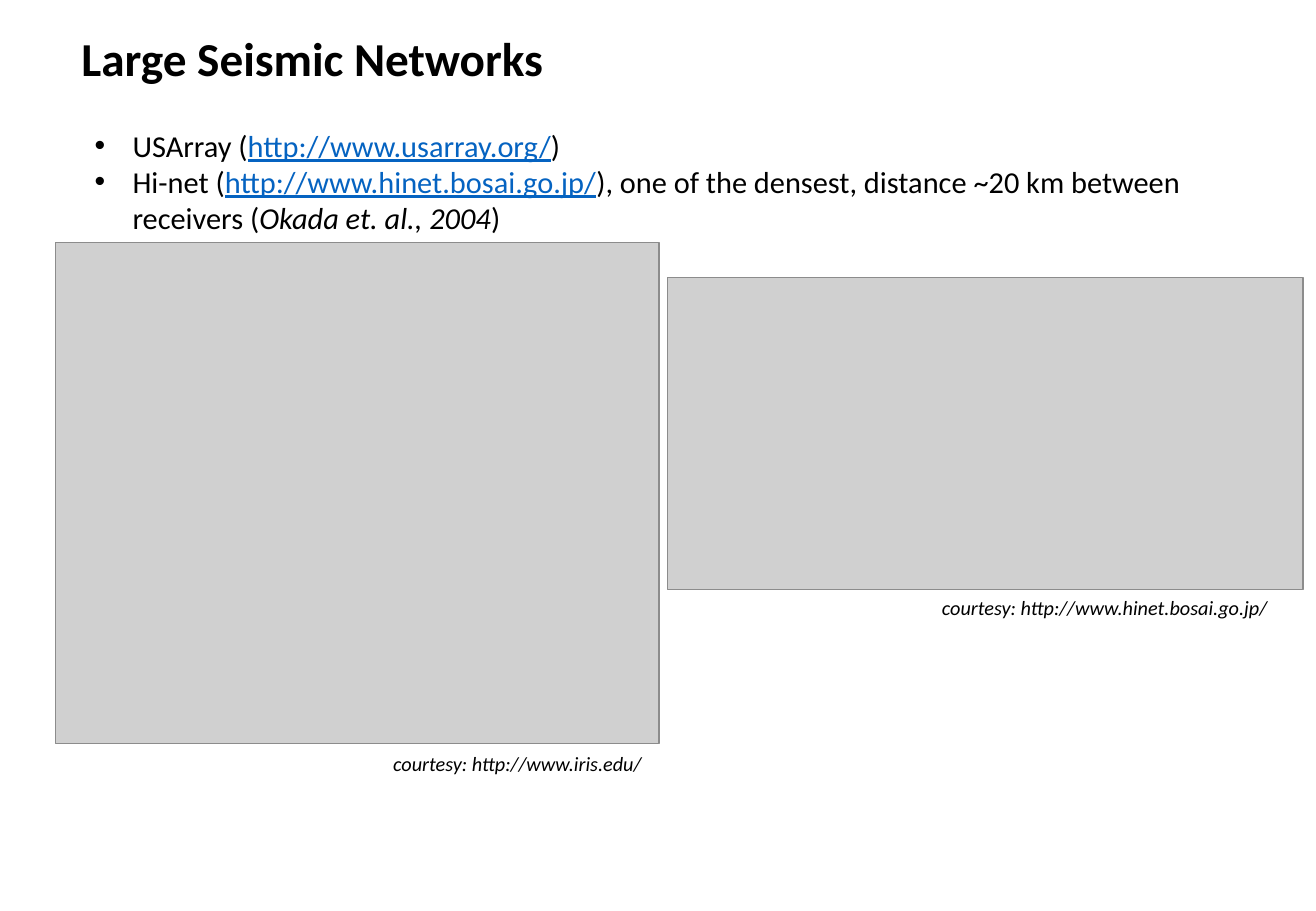
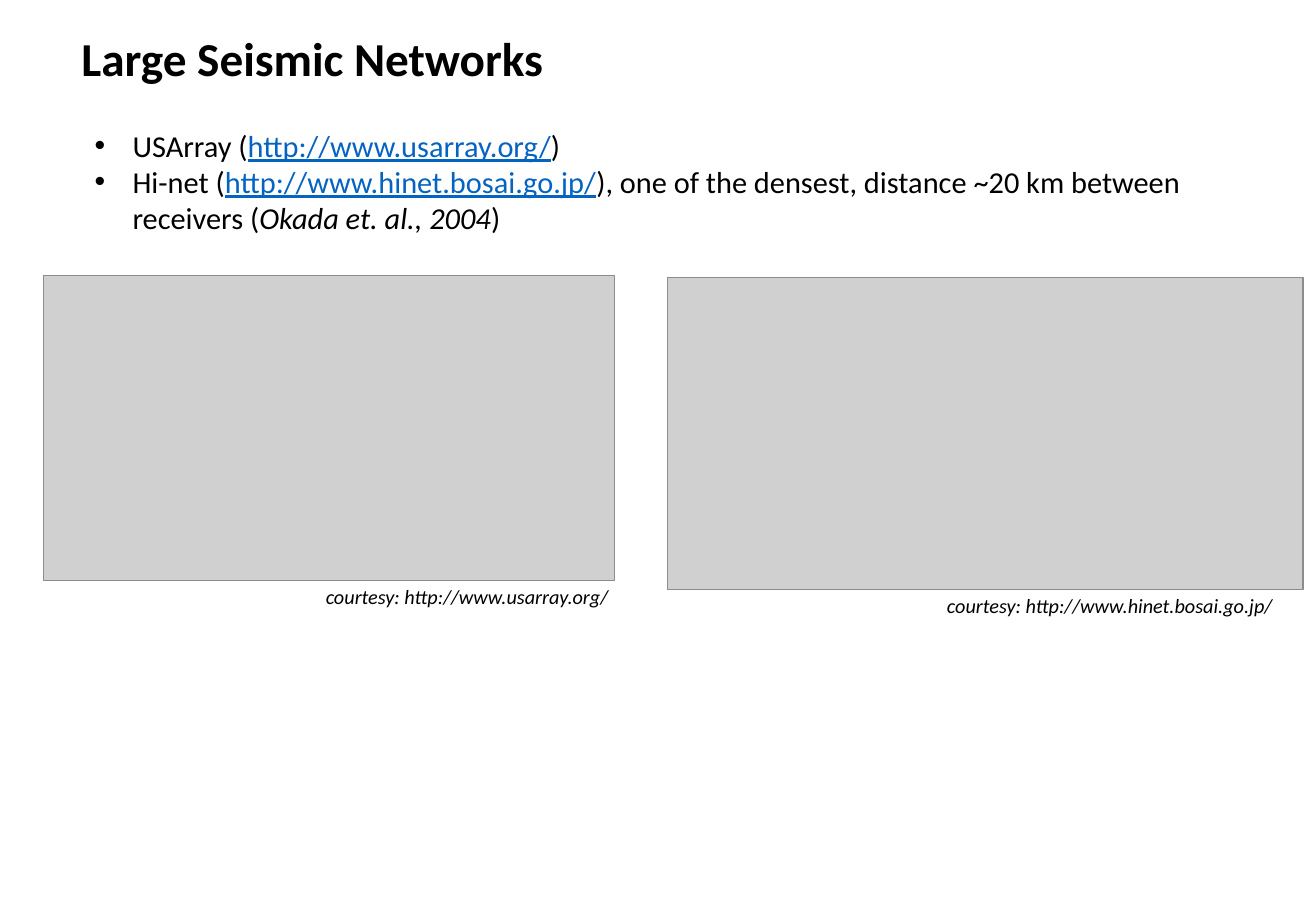
Before and after one commit to geotechno/seismic-gradiometry, a slide deck: slide 2 of review_theory.pptx (slide 1 before the commit). Drawn at 1316x911 pixels with LibreOffice and Linux fonts; fonts in the diff are those of the drawing; grey boxes stand for pictures. Boxes give left, top, right and bottom in pixels: in the first picture for what was removed or moved away, otherwise in the second. Text is boxed around its words. In the diff, an @@ line names an element or a change of style, - is before the commit and + after.

```diff
--- a/review_theory.pptx
+++ b/review_theory.pptx
@@ picture: place and size @@
-picture at [56,243,660,744]
+picture at [44,276,614,581]
@@ text at [326,590,608,608]: text changed @@
-courtesy: http://www.iris.edu/
+courtesy: http://www.usarray.org/
@@ text "courtesy: http://www.hinet.bosai.go.jp/": place and size @@
-text "courtesy: http://www.hinet.bosai.go.jp/" at [942,601,1268,619]
+text "courtesy: http://www.hinet.bosai.go.jp/" at [947,599,1273,617]
```
Also in this commit, not shown: 4 other slides changed, 2 slides added.
